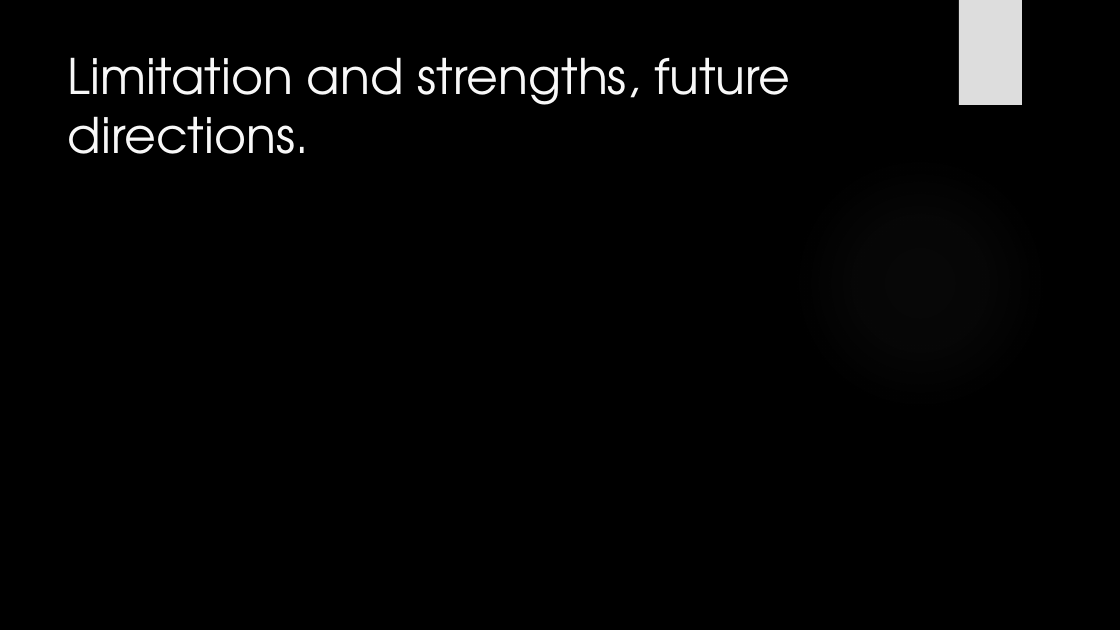
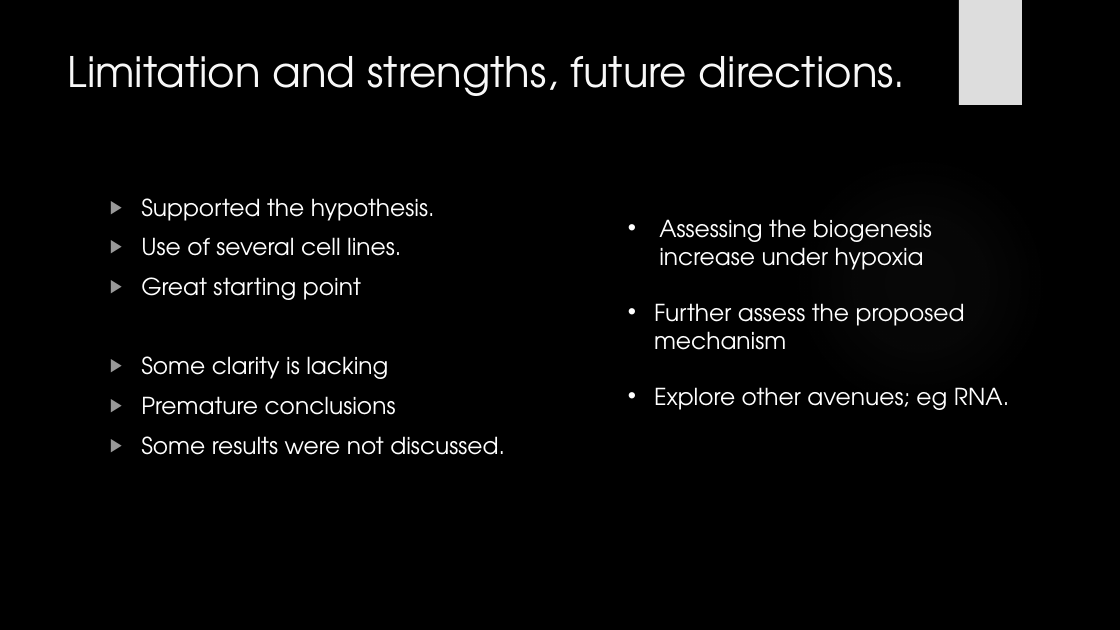
Before and after one commit to HarleyRobinson/Honours2, a slide deck: slide 12 of BackgroundInfo/JCslides.pptx (slide 11 before the commit). Drawn at 1120x630 pixels with LibreOffice and Linux fonts; fonts in the diff are those of the drawing; background and template pictures are left out. Boxes give left, top, right and bottom in pixels: in the first picture for what was removed or moved away, otherwise in the second. Text is boxed around its words. In the diff, an @@ line names an element or a change of style, - is before the commit and + after.

```diff
--- a/BackgroundInfo/JCslides.pptx
+++ b/BackgroundInfo/JCslides.pptx
@@ title "Limitation and strengths, future directions." at bbox=[68, 56, 906, 96]: size 42 to 36 pt @@
@@ text added at bbox=[141, 198, 505, 455], 20 pt, text #FFFFFF @@
+▶ Supported the hypothesis.
+▶ Use of several cell lines.
+▶ Great starting point
+▶ Some clarity is lacking
+▶ Premature conclusions
+▶ Some results were not discussed.
@@ text added at bbox=[654, 219, 1010, 410], 20 pt, text #FFFFFF @@
+• Assessing the biogenesis increase under hypoxia
+• Further assess the proposed mechanism
+• Explore other avenues; eg RNA.
```
Also in this commit, not shown: 5 other slides changed, 2 slides added, 1 slide removed, 2 other files.
